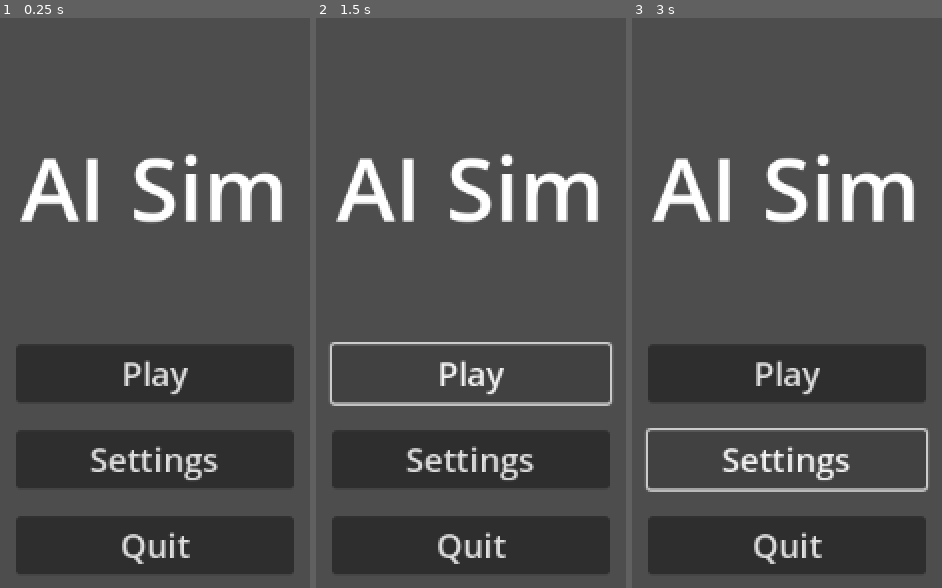
Above: before the commit, frames 1-3 (left to right).
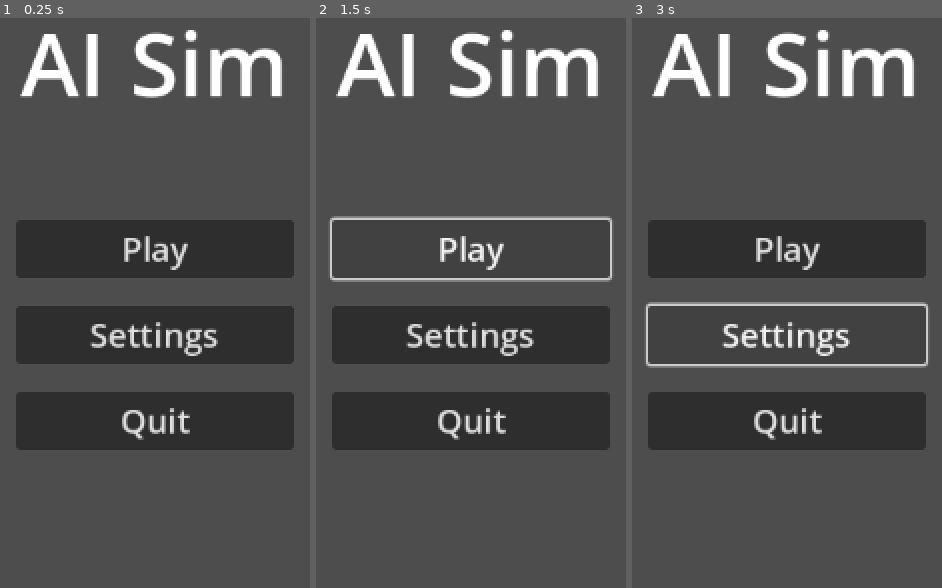
Above: after the commit, the same moments.

Repository: Nemis234/IMT3603-AI-Sim
Game: Godot game, scene res://scenes/GameRoot/GameRoot.tscn
The game is run twice, just before and just after one commit, with the same random seed, the same clock (stepped at 60 frames per second) and the same inputs.
Inputs:
- Up to frame 1 (0.25 s): no input
- Up to frame 2 (1.5 s): click "Play" at 0.5 s; click "Play" at 1.25 s
- Up to frame 3 (3 s): click "Play" at 2 s; click "Settings" at 2.75 s

The runs differ from the first frame. In frame 1, 45% of the frame differs, in the area x 5-95%, y 2-98%; in frame 2, 35%; in frame 3, 37%.

Commit message:
refactor: Fixed gameroot structure

Diff:
--- a/Godot AI sim/ai-simulation-village/scenes/Agent/agent.tscn
+++ b/Godot AI sim/ai-simulation-village/scenes/Agent/agent.tscn
@@ -176,7 +176,8 @@
 "speed": 5.0
 }]
 
-[sub_resource type="RectangleShape2D" id="RectangleShape2D_wkksa"]
+[sub_resource type="CircleShape2D" id="CircleShape2D_73sdf"]
+radius = 7.67231
 
 [node name="Agent" type="CharacterBody2D" node_paths=PackedStringArray("direction_component", "velocity_component", "pathfinding_component", "animation_component")]
 script = ExtResource("1_wkksa")
@@ -184,15 +185,16 @@
 velocity_component = NodePath("VelocityComponent")
 pathfinding_component = NodePath("PathfindingComponent")
 animation_component = NodePath("AnimationComponent")
-move_to_target = Vector2(200, 200)
+move_to_target = Vector2(800, 600)
 
 [node name="AnimatedSprite2D" type="AnimatedSprite2D" parent="."]
 sprite_frames = SubResource("SpriteFrames_t5yjd")
 animation = &"walk_right"
 
 [node name="CollisionShape2D" type="CollisionShape2D" parent="."]
-scale = Vector2(6.3, 6.3)
-shape = SubResource("RectangleShape2D_wkksa")
+position = Vector2(0.749999, 0.75)
+scale = Vector2(0.95, 0.95)
+shape = SubResource("CircleShape2D_73sdf")
 
 [node name="DirectionComponent" parent="." instance=ExtResource("3_r6ke8")]
 
--- a/Godot AI sim/ai-simulation-village/scenes/Components/animation_component.tscn
+++ b/Godot AI sim/ai-simulation-village/scenes/Components/animation_component.tscn
@@ -1,6 +1,6 @@
 [gd_scene load_steps=2 format=3 uid="uid://b78xossil7diu"]
 
-[ext_resource type="Script" uid="uid://cwu1j4ohbvvx1" path="res://animation_component.gd" id="1_qghjf"]
+[ext_resource type="Script" uid="uid://cwu1j4ohbvvx1" path="res://scenes/Components/animation_component.gd" id="1_qghjf"]
 
 [node name="AnimationComponent" type="Node"]
 script = ExtResource("1_qghjf")
--- a/Godot AI sim/ai-simulation-village/scenes/GameRoot/GameRoot.tscn
+++ b/Godot AI sim/ai-simulation-village/scenes/GameRoot/GameRoot.tscn
@@ -6,15 +6,12 @@
 [node name="GameRoot" type="Node2D"]
 script = ExtResource("1_edqsi")
 
+[node name="MainMenu" parent="." instance=ExtResource("1_mj3kt")]
+
+[node name="LevelManager" type="Node2D" parent="."]
+
 [node name="UI" type="Control" parent="."]
 layout_mode = 3
-anchors_preset = 15
-anchor_right = 1.0
-anchor_bottom = 1.0
-grow_horizontal = 2
-grow_vertical = 2
-size_flags_horizontal = 4
-size_flags_vertical = 4
-
-[node name="MainMenu" parent="UI" instance=ExtResource("1_mj3kt")]
-layout_mode = 1
+anchors_preset = 0
+offset_right = 40.0
+offset_bottom = 40.0
--- a/Godot AI sim/ai-simulation-village/scenes/GameRoot/game_root.gd
+++ b/Godot AI sim/ai-simulation-village/scenes/GameRoot/game_root.gd
@@ -1,7 +1,16 @@
 extends Node2D
+
+@onready var mainmenu: Control = $MainMenu
 
 func _ready():
 
 	#Centers the Node to viewport
 	var viewport_center = get_viewport_rect().size / 2.0
 	position = viewport_center
+
+	#Load the mainmenu upon start
+	load_and_switch_scene_from_path("res://scenes/UI/MainMenu/main_menu.tscn")
+
+# Load the given scene
+func load_and_switch_scene_from_path(path: String):
+	get_tree().change_scene_to_file(path)
Renamed: Godot AI sim/ai-simulation-village/animation_component.gd -> Godot AI sim/ai-simulation-village/scenes/Components/animation_component.gd
Renamed: Godot AI sim/ai-simulation-village/animation_component.gd.uid -> Godot AI sim/ai-simulation-village/scenes/Components/animation_component.gd.uid
